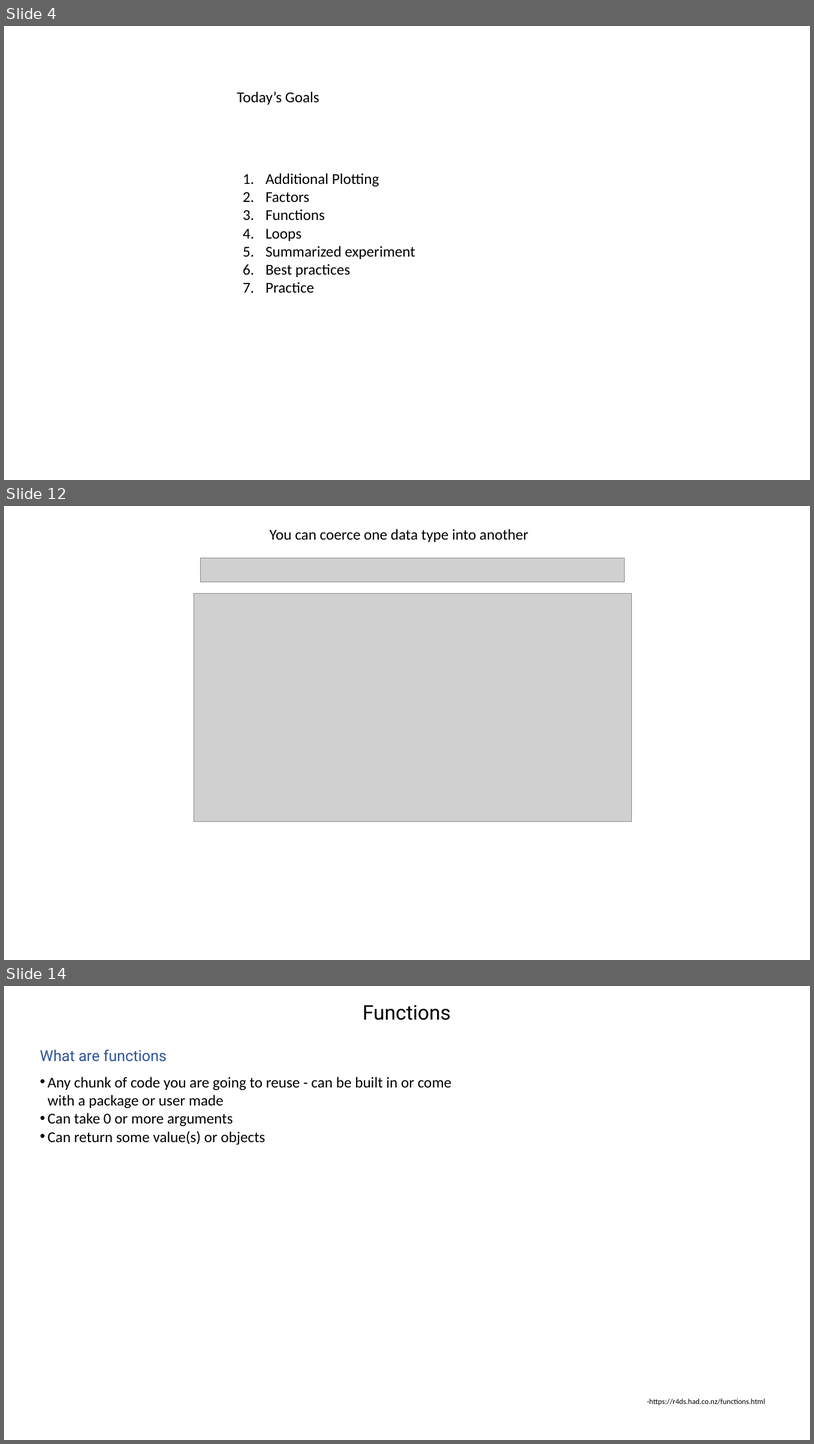
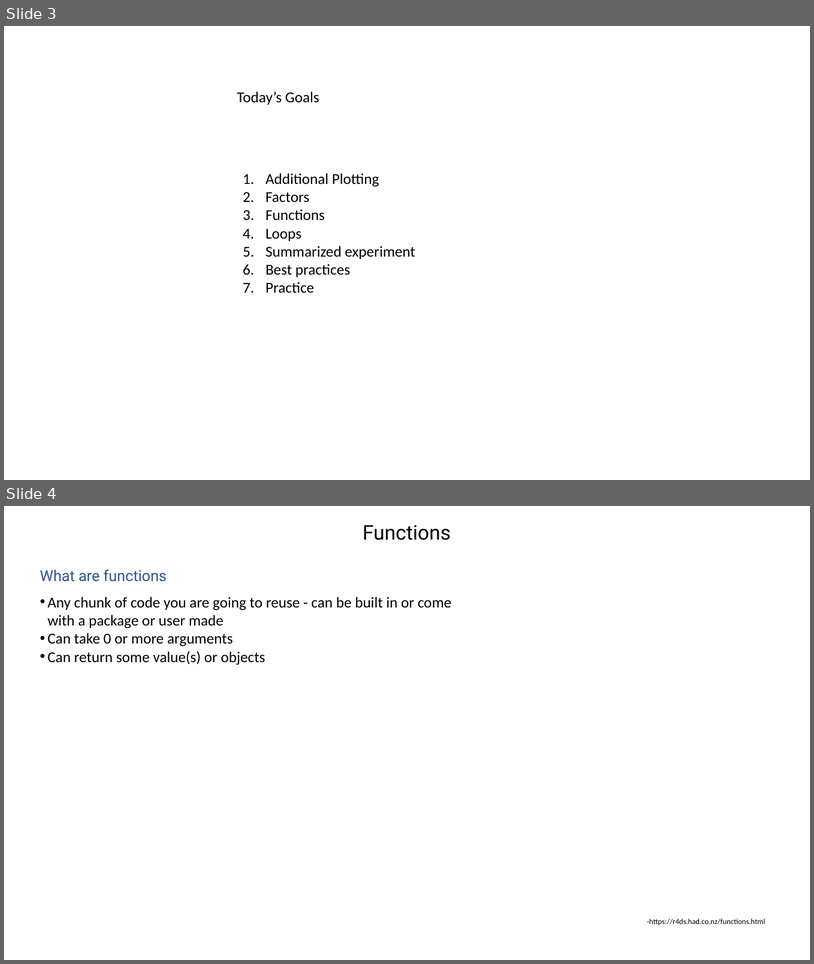
Before and after one commit to jraab/GNET749_RNAseq, a slide deck: lectures/2026_GNET749_Lecture3.pptx. Shown one above the other, each under a label of ours: slides 4, 12 and 14 before the commit, slides 3 and 4 after it; the slides between them are not shown. The pictures are 814x1444 and 814x964 pixels, drawn with LibreOffice and Linux fonts; fonts in the diff are those of the drawing; grey boxes stand for pictures. Boxes give left, top, right and bottom in pixels: in the first picture for what was removed or moved away, otherwise in the second. Text is boxed around its words. In the diff, an @@ line names an element or a change of style, - is before the commit and + after.

```diff
--- a/lectures/2026_GNET749_Lecture3.pptx
+++ b/lectures/2026_GNET749_Lecture3.pptx
@@ slide 12 removed at [4,506,810,960], background #FFFFFF @@
@@ text removed at [270,529,528,542] @@
-You can coerce one data type into another
@@ picture removed at [201,558,624,582] @@
@@ picture removed at [194,594,633,822] @@
@@ what was slide 4 is now slide 3 @@
@@ what was slide 14 is now slide 4 @@
```
Also in this commit, not shown: 9 other slides removed, 1 other file.
